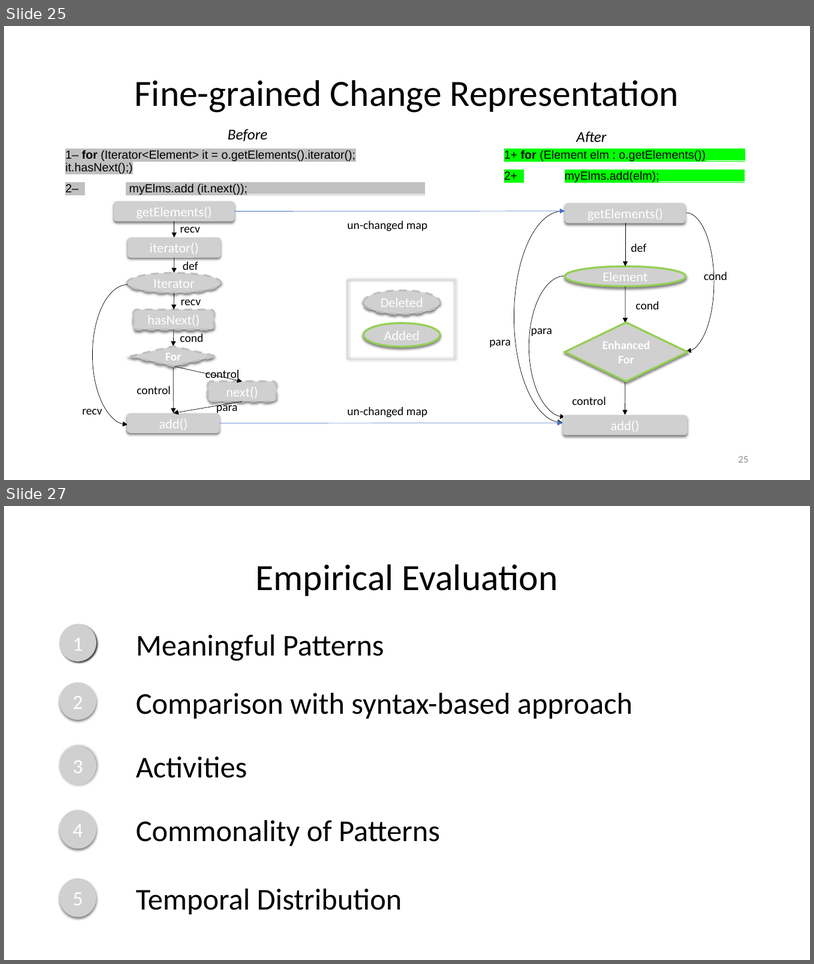
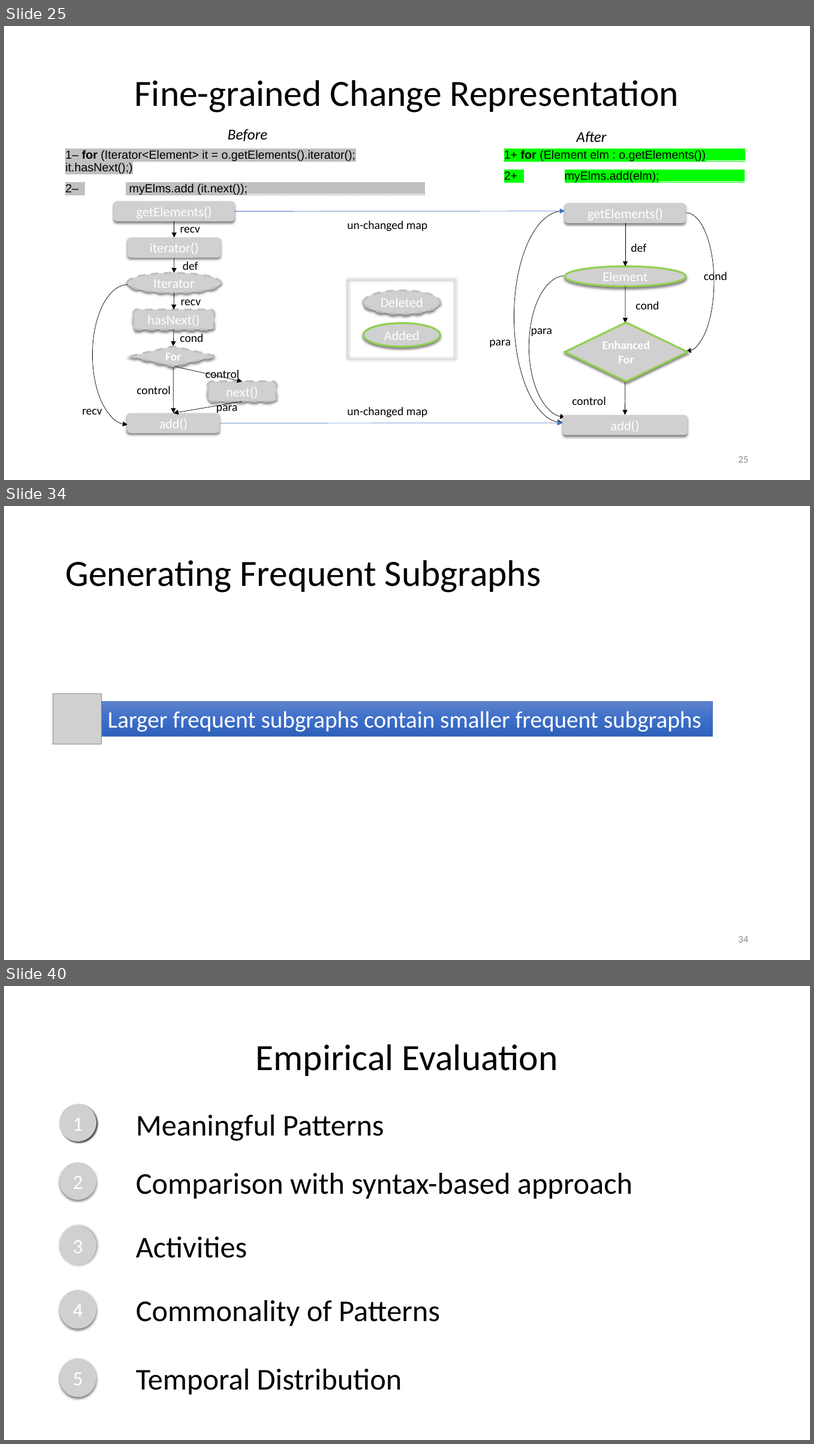
Before and after one commit to nguyenhoan/CPatMiner, a slide deck: CPatMiner_2.pptx. Shown one above the other, each under a label of ours: slides 25 and 27 before the commit, slides 25, 34 and 40 after it; the slides between them are not shown. The pictures are 814x964 and 814x1444 pixels, drawn with LibreOffice and Linux fonts; fonts in the diff are those of the drawing; grey boxes stand for pictures. Boxes give left, top, right and bottom in pixels: in the first picture for what was removed or moved away, otherwise in the second. Text is boxed around its words. In the diff, an @@ line names an element or a change of style, - is before the commit and + after.

```diff
--- a/CPatMiner_2.pptx
+++ b/CPatMiner_2.pptx
@@ slide 34 added at [4, 506, 810, 960], background #FFFFFF @@
@@ title added at [65, 560, 541, 592], 44 pt, text #000000 @@
+Generating Frequent Subgraphs
@@ picture added at [53, 694, 102, 744] @@
@@ rectangle added at [102, 702, 713, 736], fill gradient #6183CB to #3E70CA to #3062BB, outline #4472C4 0.5 pt, 28 pt, text #FFFFFF @@
+  Larger frequent subgraphs contain smaller frequent subgraphs
@@ page number added at [738, 936, 749, 942], 12 pt, text #8C8C8C @@
+34
@@ what was slide 27 is now slide 40 @@
```
Also in this commit, not shown: 13 other slides added, 1 slide removed.
